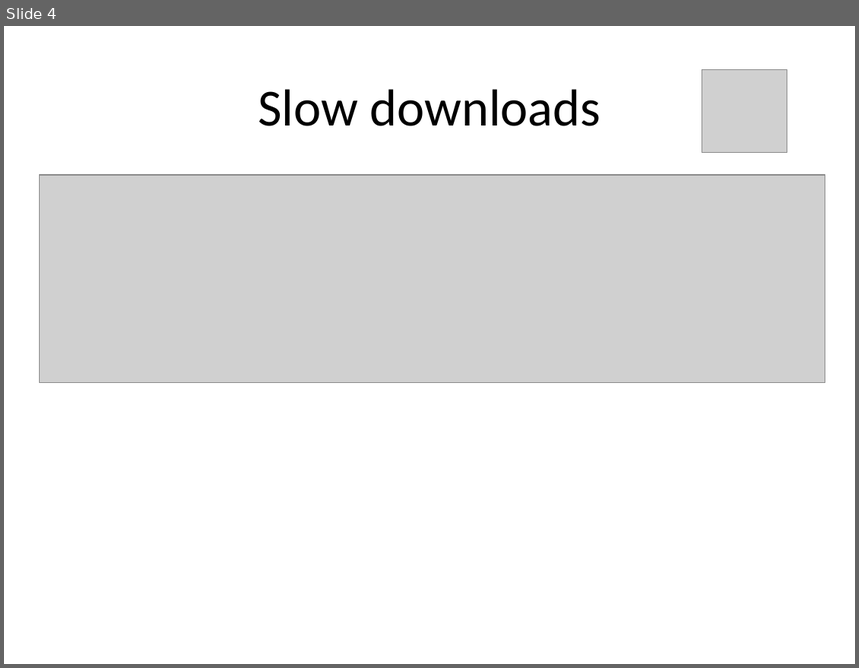
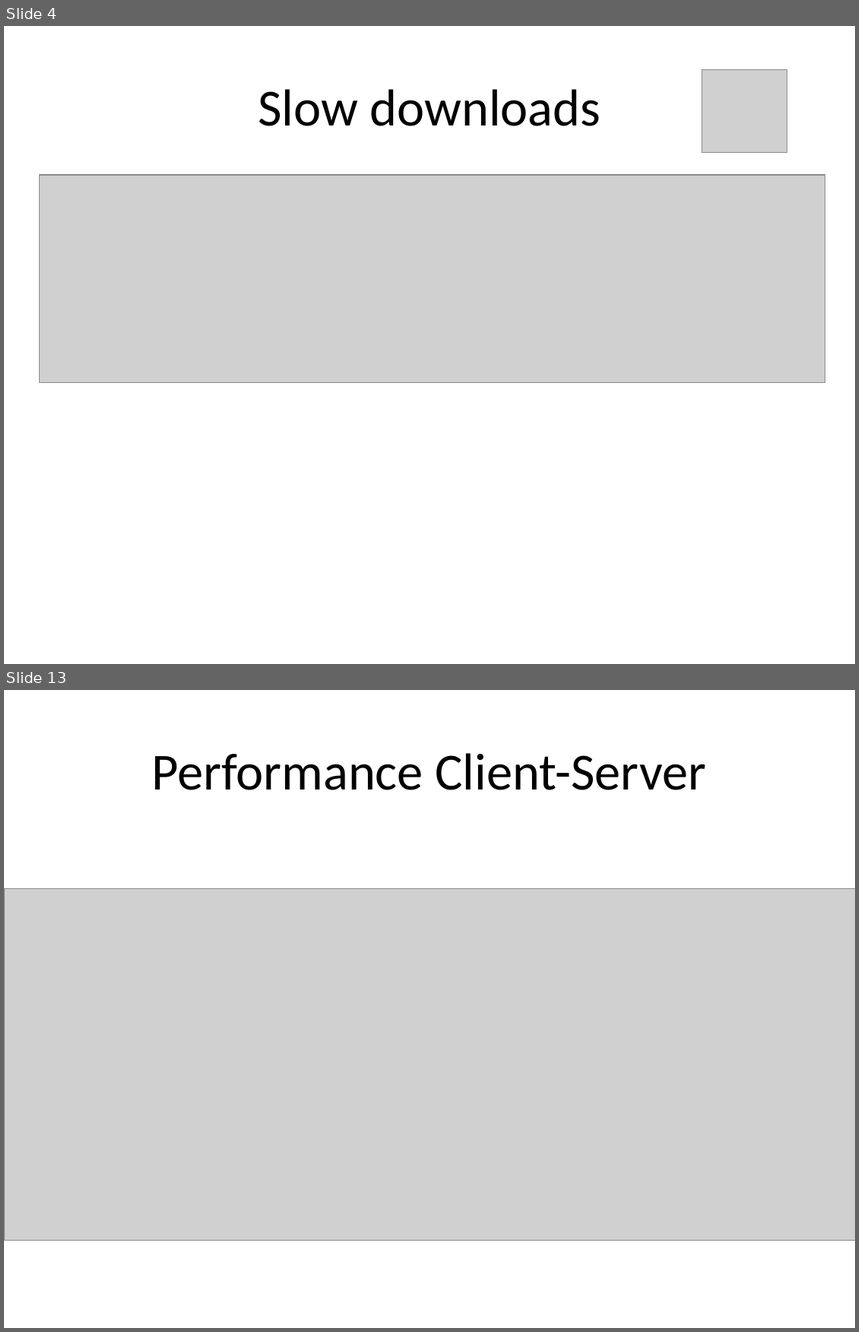
Before and after one commit to rdp/p2pwebclient, a slide deck: thesis_presentation/How to Make the Internet Faster.pptx. Shown one above the other, each under a label of ours: slide 4 before the commit, slides 4 and 13 after it; the slides between them are not shown. The pictures are 859x668 and 859x1332 pixels, drawn with LibreOffice and Linux fonts; fonts in the diff are those of the drawing; grey boxes stand for pictures. Boxes give left, top, right and bottom in pixels: in the first picture for what was removed or moved away, otherwise in the second. Text is boxed around its words. In the diff, an @@ line names an element or a change of style, - is before the commit and + after.

```diff
--- a/thesis_presentation/How to Make the Internet Faster.pptx
+++ b/thesis_presentation/How to Make the Internet Faster.pptx
@@ slide 13 added at box(4, 690, 855, 1328), background #FFFFFF @@
@@ title added at box(151, 753, 706, 790), 44 pt, text #000000 @@
+Performance Client-Server
@@ picture added at box(4, 888, 855, 1241) @@
```
Also in this commit, not shown: 6 slides changed, 17 other slides added, 1 other file.
